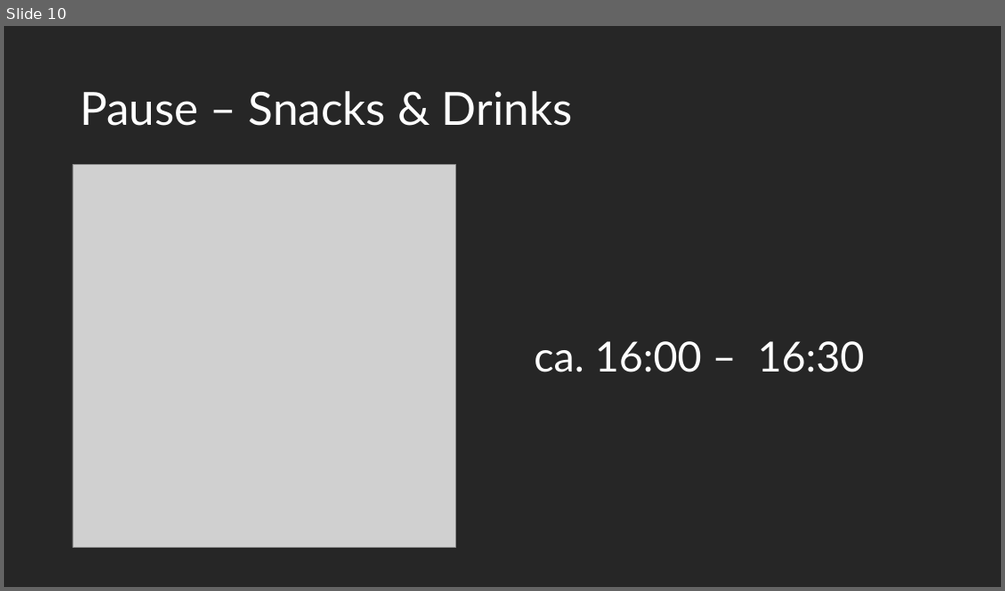
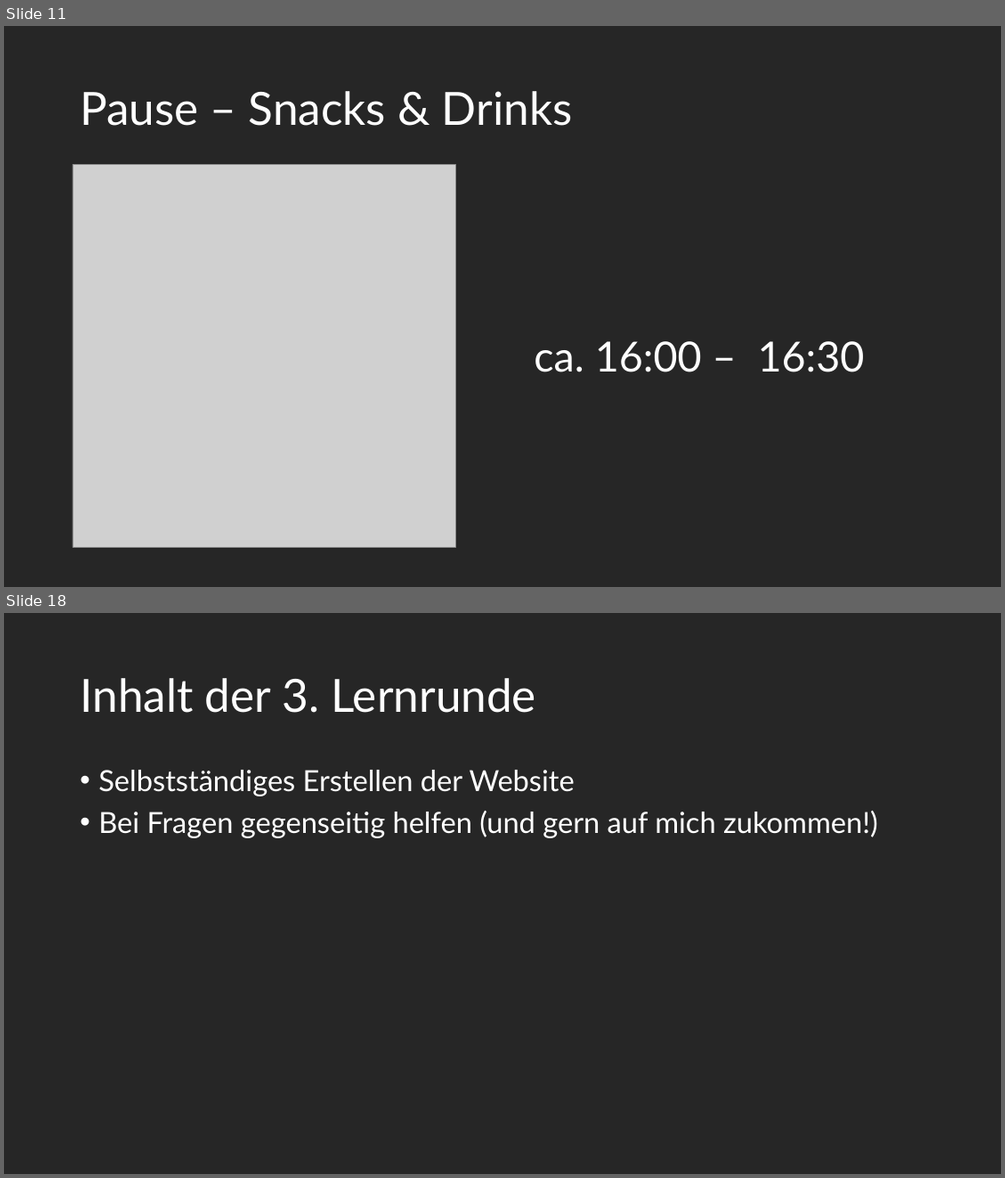
Before and after one commit to maximotus/skill-saturday-wordpress-portfolio-website, a slide deck: wordpress-portfolio-website-presentation.pptx. Shown one above the other, each under a label of ours: slide 10 before the commit, slides 11 and 18 after it; the slides between them are not shown. The pictures are 1005x591 and 1005x1178 pixels, drawn with LibreOffice and Linux fonts; fonts in the diff are those of the drawing; grey boxes stand for pictures. Boxes give left, top, right and bottom in pixels: in the first picture for what was removed or moved away, otherwise in the second. Text is boxed around its words. In the diff, an @@ line names an element or a change of style, - is before the commit and + after.

```diff
--- a/wordpress-portfolio-website-presentation.pptx
+++ b/wordpress-portfolio-website-presentation.pptx
@@ slide 18 added at (4,613,1001,1174), background #262626 @@
@@ title added at (80,678,536,713), 44 pt, text #FFFFFF @@
+Inhalt der 3. Lernrunde
@@ text added at (98,770,878,838), 28 pt, text #FFFFFF @@
+• Selbstständiges Erstellen der Website
+• Bei Fragen gegenseitig helfen (und gern auf mich zukommen!)
@@ what was slide 10 is now slide 11 @@
```
Also in this commit, not shown: 11 slides changed, 4 other slides added, 16 other files.
